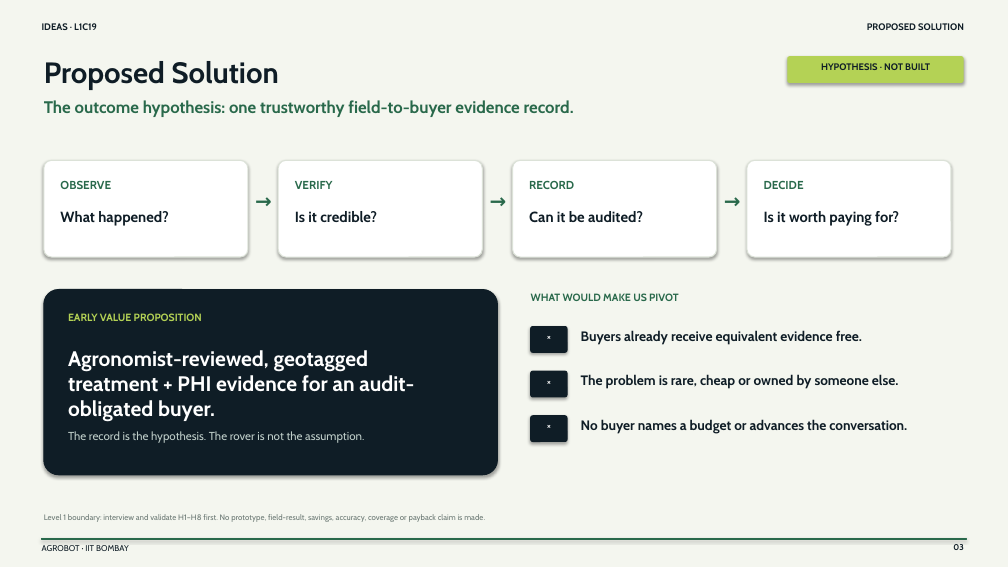
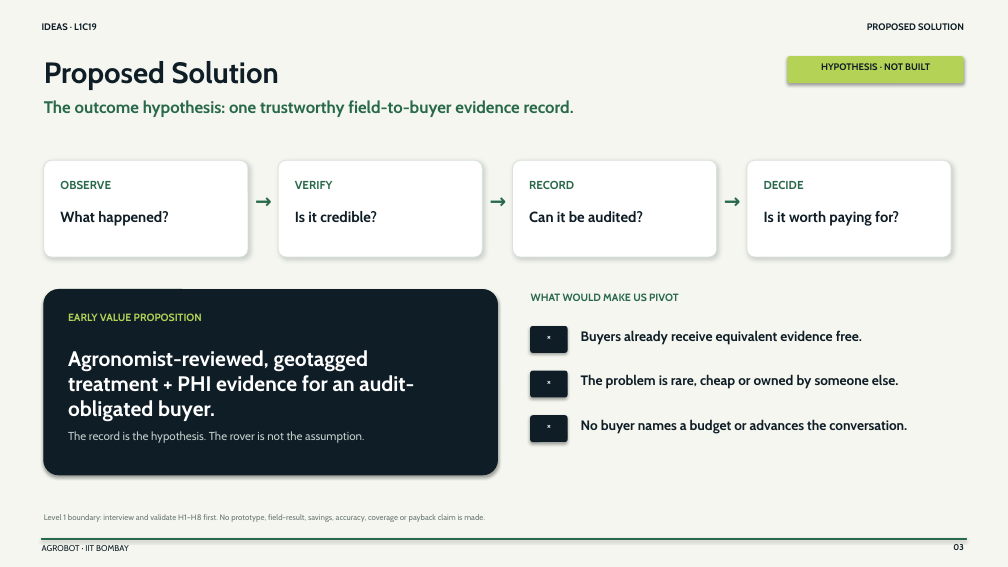
Before and after one commit to aman123825/agrobot, a slide deck: slide 3 of docs/Agrobot_IDEAS_Level_1_Kickoff_14_Aug_2026.pptx. Drawn at 1008x567 pixels with LibreOffice and Linux fonts; fonts in the diff are those of the drawing. Boxes give left, top, right and bottom in pixels: in the first picture for what was removed or moved away, otherwise in the second. Text is boxed around its words. In the diff, an @@ line names an element or a change of style, - is before the commit and + after.

```diff
--- a/docs/Agrobot_IDEAS_Level_1_Kickoff_14_Aug_2026.pptx
+++ b/docs/Agrobot_IDEAS_Level_1_Kickoff_14_Aug_2026.pptx
@@ outline #DCE2D8 1 pt to #DBE2DC 0.8 pt; shadow changed in 4 elements at [44, 160, 248, 257], [278, 160, 482, 257], [513, 160, 717, 257], [747, 160, 951, 257] @@
```
Also in this commit, not shown: 3 other slides changed, 1 other file.
